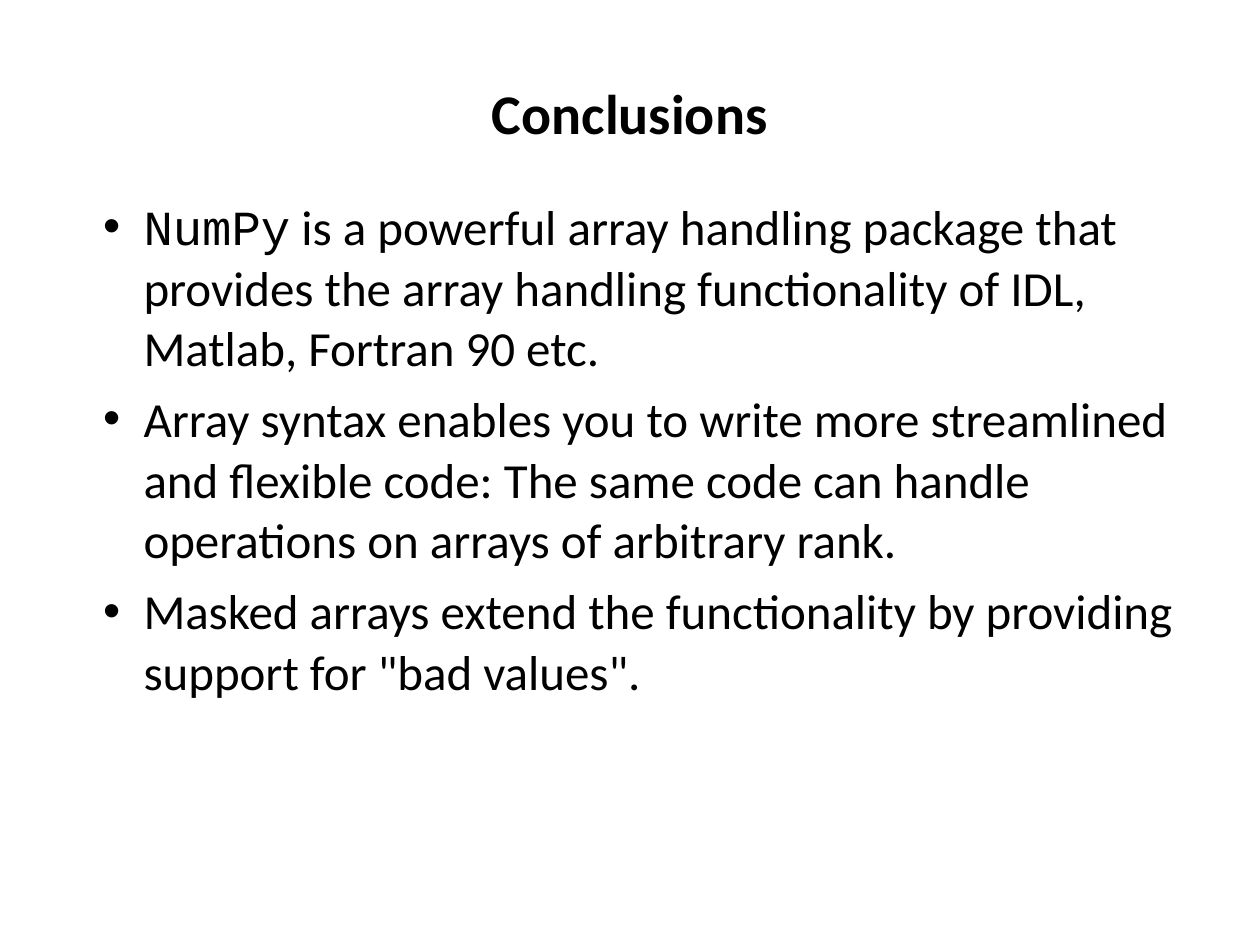
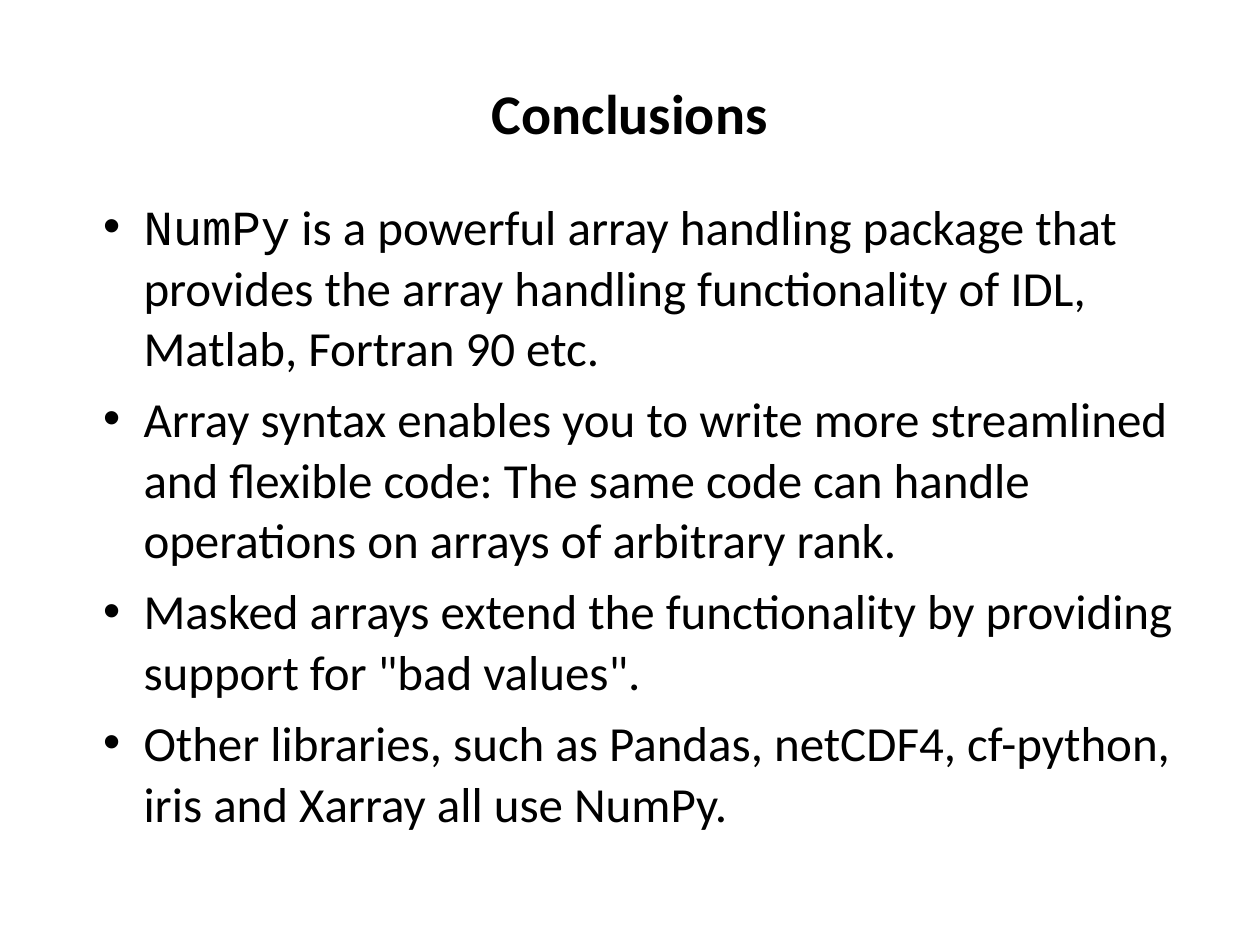
Before and after one commit to ncasuk/ncas-isc, a slide deck: slide 34 of python/presentations/handling_arrays/numpy.pptx. Drawn at 1260x945 pixels with LibreOffice and Linux fonts; fonts in the diff are those of the drawing; background and template pictures are left out. Boxes give left, top, right and bottom in pixels: in the first picture for what was removed or moved away, otherwise in the second. Text is boxed around its words. In the diff, an @@ line names an element or a change of style, - is before the commit and + after.

```diff
--- a/python/presentations/handling_arrays/numpy.pptx
+++ b/python/presentations/handling_arrays/numpy.pptx
@@ text at bbox=[144, 727, 1170, 830]: paragraph added @@
+• Other libraries, such as Pandas, netCDF4, cf-python, iris and Xarray all use NumPy.
```
Also in this commit, not shown: 2 other slides changed, 13 other files.
